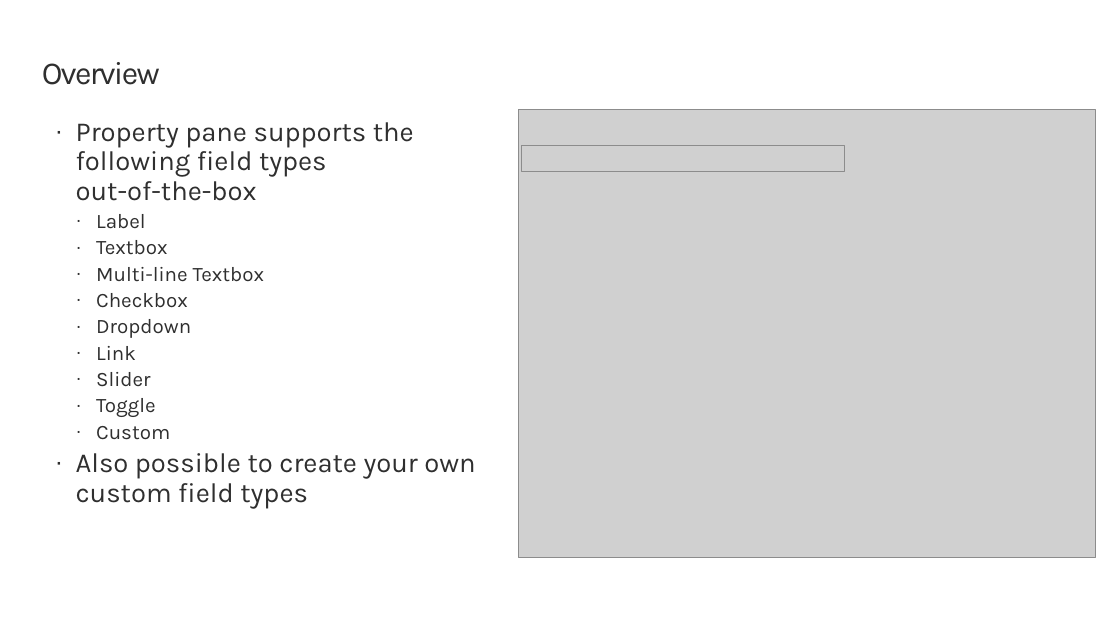
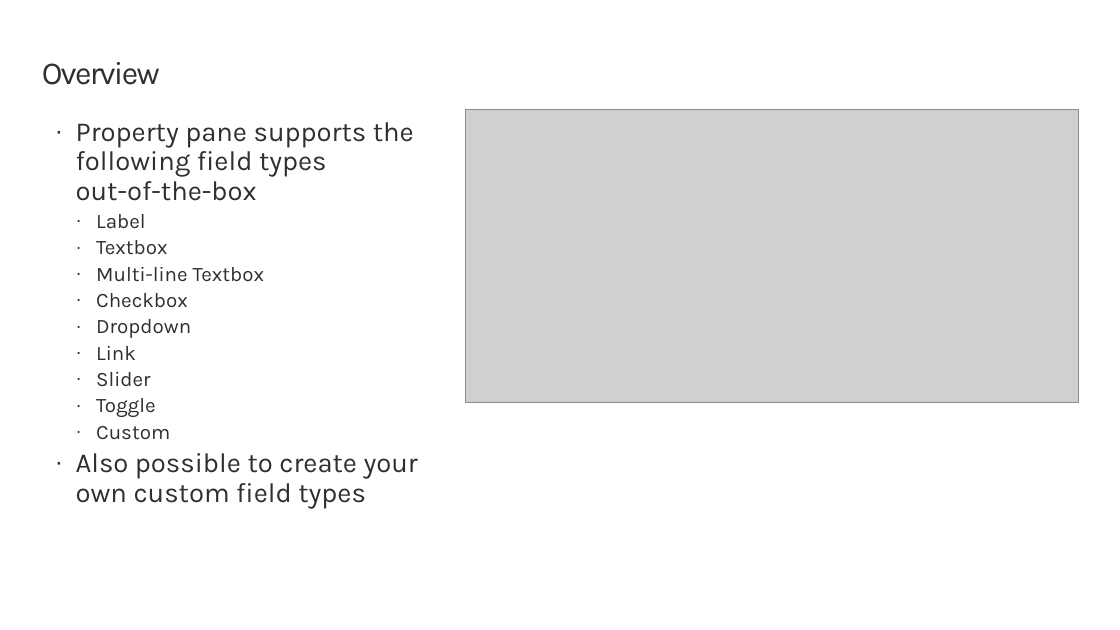
Before and after one commit to SharePoint/sp-dev-training-spfx-webpart-proppane, a slide deck: slide 3 of 02 customprops.pptx. Drawn at 1120x630 pixels with LibreOffice and Linux fonts; fonts in the diff are those of the drawing; grey boxes stand for pictures; background and template pictures are left out. Boxes give left, top, right and bottom in pixels: in the first picture for what was removed or moved away, otherwise in the second. Text is boxed around its words. In the diff, an @@ line names an element or a change of style, - is before the commit and + after.

```diff
--- a/02 customprops.pptx
+++ b/02 customprops.pptx
@@ text "Property pane supports the following ..." rewrapped from box(76, 122, 475, 509) to box(76, 122, 418, 509) @@
@@ picture: place and size @@
-picture at box(518, 110, 1095, 558)
+picture at box(465, 110, 1078, 403)
@@ picture removed at box(522, 145, 845, 172) @@
```
Also in this commit, not shown: 40 other files.
